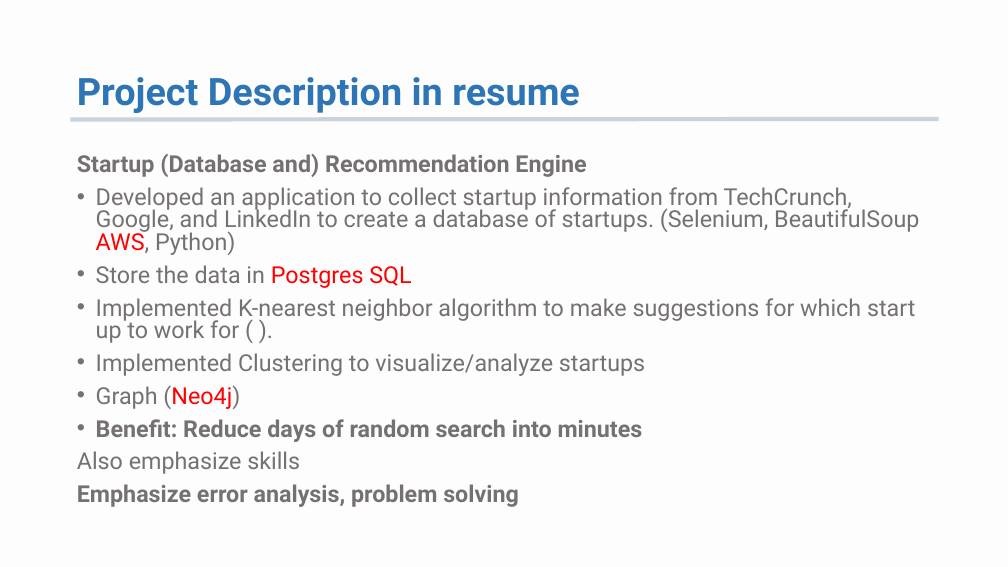
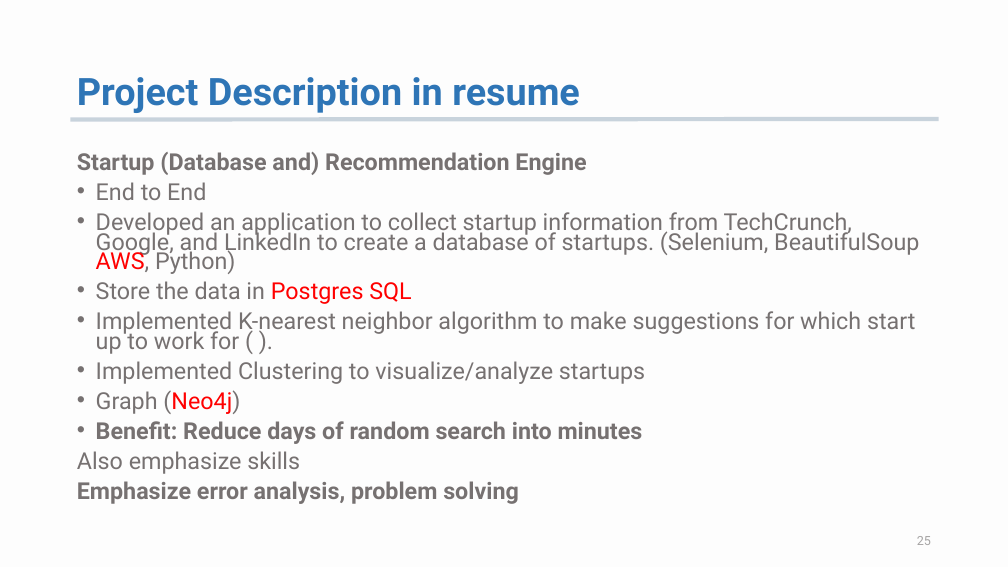
Before and after one commit to K-AlfredIwasaki/job_hunting_made_easy, a slide deck: slide 25 of startup_db_recommendation.pptx (slide 23 before the commit). Drawn at 1008x567 pixels with LibreOffice and Linux fonts; fonts in the diff are those of the drawing. Boxes give left, top, right and bottom in pixels: in the first picture for what was removed or moved away, otherwise in the second. Text is boxed around its words. In the diff, an @@ line names an element or a change of style, - is before the commit and + after.

```diff
--- a/startup_db_recommendation.pptx
+++ b/startup_db_recommendation.pptx
@@ text at [77,152,919,504]: line spacing 0.8 to 0.7 @@
@@ text at [96,182,206,200]: paragraph added @@
+• End to End
@@ page number added at [917,536,931,545], 12 pt, text #A6A4A4 @@
+25
```
Also in this commit, not shown: 21 other slides changed, 3 slides added, 1 slide removed, 4 other files.
